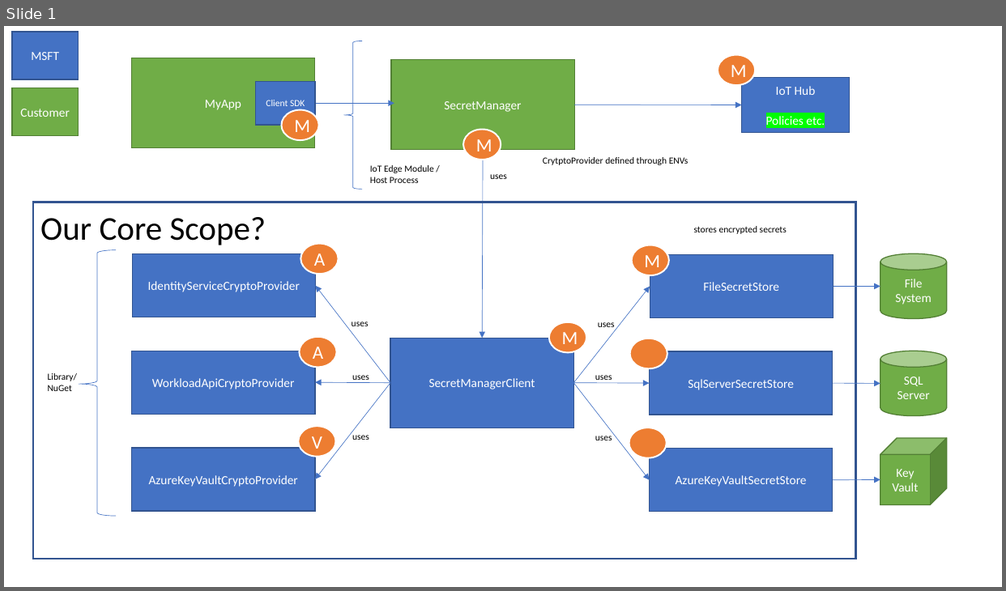
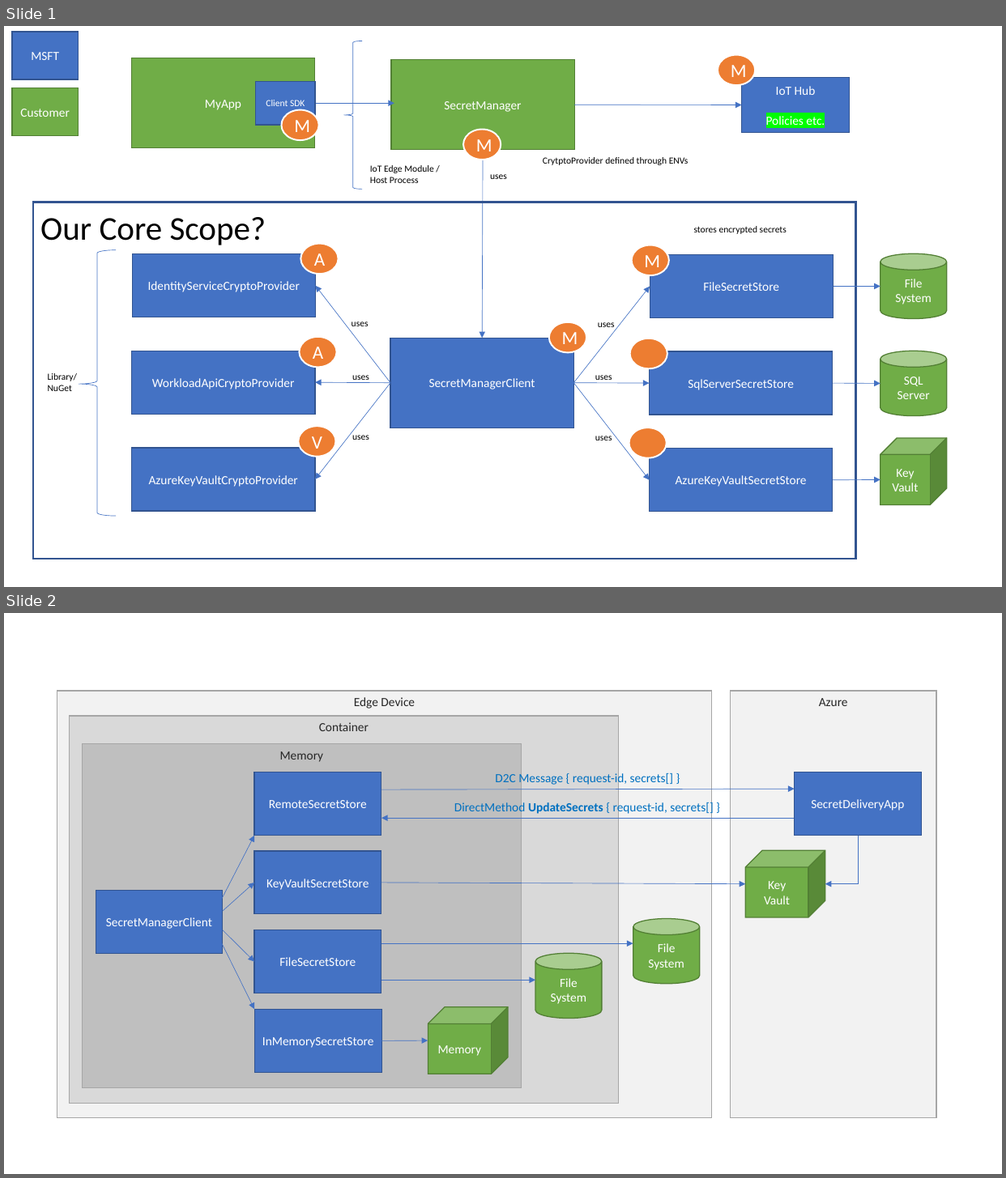
Before and after one commit to vslepakov/edge-secrets, a slide deck: docs/Design.pptx. Shown one above the other, each under a label of ours: slide 1 before the commit, slides 1 and 2 after it. The pictures are 1006x591 and 1006x1178 pixels, drawn with LibreOffice and Linux fonts; fonts in the diff are those of the drawing. Boxes give left, top, right and bottom in pixels: in the first picture for what was removed or moved away, otherwise in the second. Text is boxed around its words. In the diff, an @@ line names an element or a change of style, - is before the commit and + after.

Commit message:
Added SecretStore slide to design.pptx.

```diff
--- a/docs/Design.pptx
+++ b/docs/Design.pptx
@@ slide 2 added at <box>4,613,1002,1174</box>, background #FFFFFF @@
@@ rectangle added at <box>57,691,711,1118</box>, fill #F2F2F2, outline #A6A6A6 1 pt, 12 pt, text #262626 @@
+Edge Device
@@ rectangle added at <box>731,691,937,1118</box>, fill #F2F2F2, outline #A6A6A6 1 pt, 12 pt, text #262626 @@
+Azure
@@ rectangle added at <box>69,716,619,1103</box>, fill #D9D9D9, outline #A6A6A6 1 pt, 12 pt, text #262626 @@
+Container
@@ rectangle added at <box>82,744,522,1088</box>, fill #BFBFBF, outline #A6A6A6 1 pt, 12 pt, text #262626 @@
+Memory
@@ rectangle added at <box>255,773,381,835</box>, fill #4472C4, outline #325491 1 pt, 12 pt, text #FFFFFF @@
+RemoteSecretStore
@@ text added at <box>495,772,673,786</box>, 12 pt, text #0070C0 @@
+D2C Message { request-id, secrets[] }
@@ rectangle added at <box>795,773,921,835</box>, fill #4472C4, outline #325491 1 pt, 12 pt, text #FFFFFF @@
+SecretDeliveryApp
@@ arrow added from (381, 790) to (795, 789), #4472C4 0.5 pt @@
@@ text added at <box>454,801,713,815</box>, 12 pt, text #0070C0 @@
+DirectMethod UpdateSecrets { request-id, secrets[] }
@@ arrow added from (794, 818) to (381, 818), #4472C4 0.5 pt @@
@@ arrow added from (222, 899) to (255, 835), #4472C4 0.5 pt @@
@@ rectangle added at <box>255,851,381,914</box>, fill #4472C4, outline #325491 1 pt, 12 pt, text #FFFFFF @@
+KeyVaultSecretStore
@@ cube added at <box>745,851,825,918</box>, fill #70AD47, outline #538035 1 pt, 12 pt, text #FFFFFF @@
+Key
+Vault
@@ line added from (859, 884) to (859, 835), #4472C4 0.5 pt @@
@@ rectangle added at <box>96,890,223,953</box>, fill #4472C4, outline #325491 1 pt, 12 pt, text #FFFFFF @@
+SecretManagerClient
@@ arrow added from (223, 911) to (255, 883), #4472C4 0.5 pt @@
@@ arrow added from (381, 883) to (745, 884), #4472C4 0.5 pt @@
@@ arrow added from (859, 884) to (825, 884), #4472C4 0.5 pt @@
@@ cylinder added at <box>633,919,701,984</box>, fill #70AD47, outline #538035 1 pt, 12 pt, text #FFFFFF @@
+File
+System
@@ arrow added from (222, 944) to (255, 1010), #4472C4 0.5 pt @@
@@ arrow added from (223, 931) to (255, 962), #4472C4 0.5 pt @@
@@ rectangle added at <box>255,931,381,994</box>, fill #4472C4, outline #325491 1 pt, 12 pt, text #FFFFFF @@
+FileSecretStore
@@ arrow added from (381, 944) to (633, 944), #4472C4 0.5 pt @@
@@ cylinder added at <box>535,954,602,1019</box>, fill #70AD47, outline #538035 1 pt, 12 pt, text #FFFFFF @@
+File
+System
@@ arrow added from (381, 981) to (535, 981), #4472C4 0.5 pt @@
@@ rectangle added at <box>255,1010,381,1072</box>, fill #4472C4, outline #325491 1 pt, 12 pt, text #FFFFFF @@
+InMemorySecretStore
@@ cube added at <box>428,1007,508,1074</box>, fill #70AD47, outline #538035 1 pt, 12 pt, text #FFFFFF @@
+Memory
@@ arrow added from (381, 1041) to (428, 1041), #4472C4 0.5 pt @@
```
